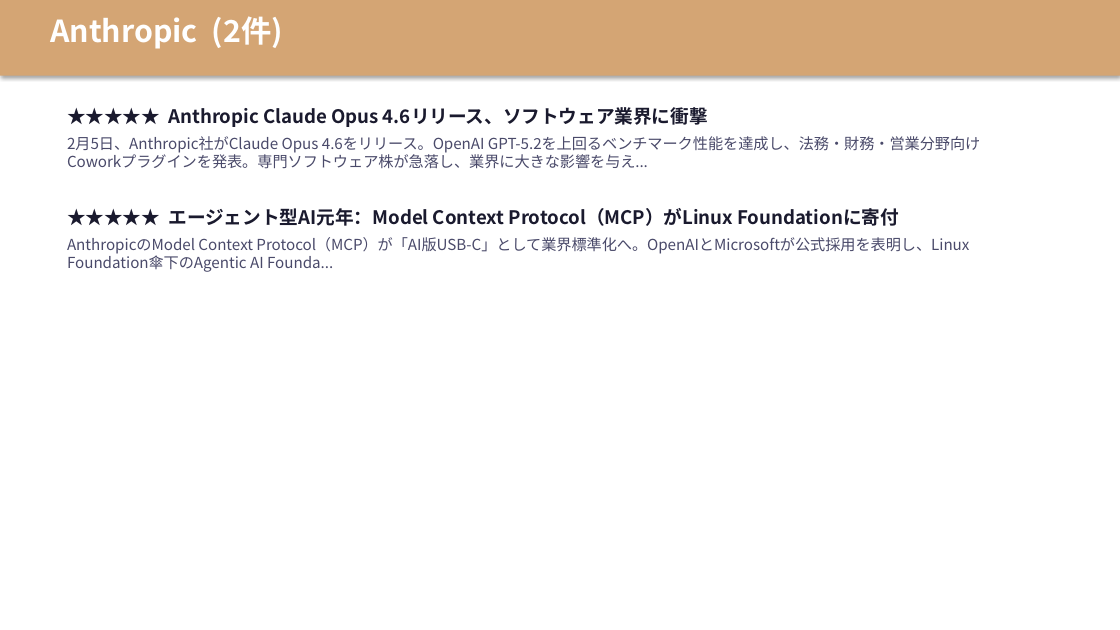
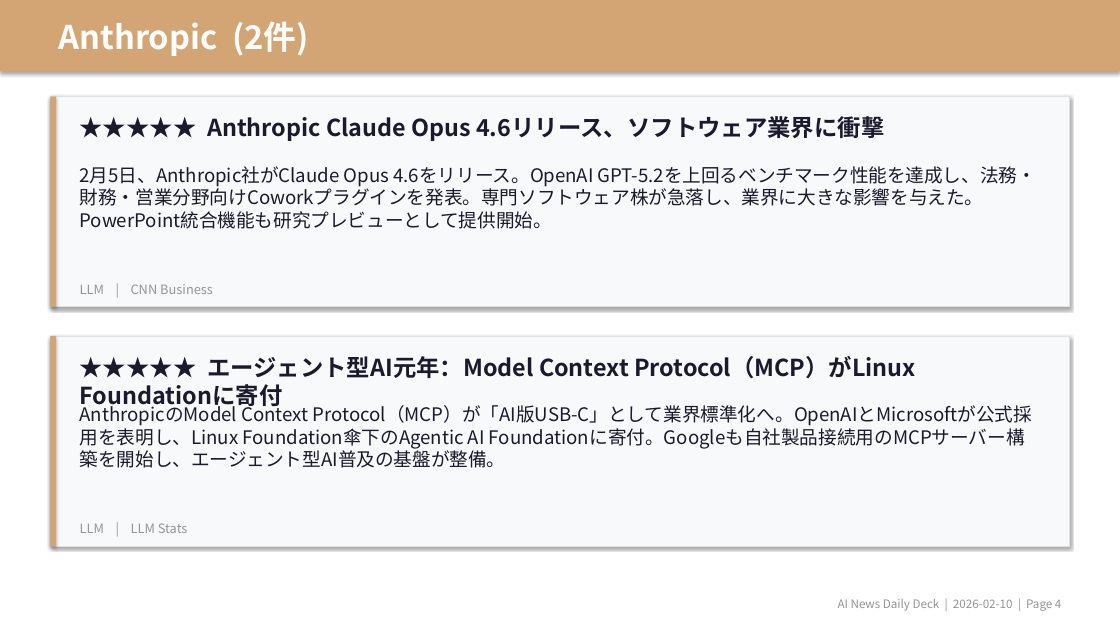
Before and after one commit to chel2311/ai-news-deck-reports, a slide deck: slide 5 of 2026-02-10/report.pptx (slide 4 before the commit). Drawn at 1120x630 pixels with LibreOffice and Linux fonts; fonts in the diff are those of the drawing. Boxes give left, top, right and bottom in pixels: in the first picture for what was removed or moved away, otherwise in the second. Text is boxed around its words. In the diff, an @@ line names an element or a change of style, - is before the commit and + after.

```diff
--- a/2026-02-10/report.pptx
+++ b/2026-02-10/report.pptx
@@ rectangle: place and size @@
-rectangle at bbox=[0, 0, 1120, 76]
+rectangle at bbox=[0, 0, 1120, 71]
@@ text "Anthropic (2件)": place and size @@
-text "Anthropic (2件)" at bbox=[50, 16, 284, 49]
+text "Anthropic (2件)" at bbox=[59, 21, 308, 56]
@@ text "Anthropic (2件)" at bbox=[59, 21, 308, 56]: size 26 to 28 pt @@
@@ rectangle added at bbox=[50, 97, 1070, 307], fill #F8F9FA, outline #E0E0E0 0.5 pt @@
@@ rectangle added at bbox=[50, 97, 56, 307], fill #D4A574 @@
@@ text added at bbox=[207, 116, 884, 141], 20 pt, text #1A1A2E, bold @@
+★★★★★ Anthropic Claude Opus 4.6リリース、ソフトウェア業界に衝撃
@@ text at bbox=[80, 166, 1036, 229]: text changed; size 13 to 16 pt; text colour #4A4A6A to #1A1A2E @@
-★★★★★ Anthropic Claude Opus 4.6リリース、ソフトウェア業界に衝撃
-2月5日、Anthropic社がClaude Opus 4.6をリリース。OpenAI GPT-5.2を上回るベンチマーク性能を達成し、法務・財務・営業分野向けCoworkプラグインを発表。専門ソフトウェア株が急落し、業界に大きな影響を与え...
+2月5日、Anthropic社がClaude Opus 4.6をリリース。OpenAI GPT-5.2を上回るベンチマーク性能を達成し、法務・財務・営業分野向けCoworkプラグインを発表。専門ソフトウェア株が急落し、業界に大きな影響を与えた。PowerPoint統合機能も研究プレビューとして提供開始。
@@ text added at bbox=[80, 284, 213, 294], 11 pt, text #959595 @@
+LLM | CNN Business
@@ rectangle added at bbox=[50, 336, 1070, 546], fill #F8F9FA, outline #E0E0E0 0.5 pt @@
@@ rectangle added at bbox=[50, 336, 56, 546], fill #D4A574 @@
@@ text added at bbox=[80, 356, 916, 410], 20 pt, text #1A1A2E, bold @@
+★★★★★ エージェント型AI元年：Model Context Protocol（MCP）がLinux Foundationに寄付
@@ text at bbox=[80, 402, 1032, 468]: text changed; size 13 to 16 pt; text colour #4A4A6A to #1A1A2E @@
-★★★★★ エージェント型AI元年：Model Context Protocol（MCP）がLinux Foundationに寄付
-AnthropicのModel Context Protocol（MCP）が「AI版USB-C」として業界標準化へ。OpenAIとMicrosoftが公式採用を表明し、Linux Foundation傘下のAgentic AI Founda...
+AnthropicのModel Context Protocol（MCP）が「AI版USB-C」として業界標準化へ。OpenAIとMicrosoftが公式採用を表明し、Linux Foundation傘下のAgentic AI Foundationに寄付。Googleも自社製品接続用のMCPサーバー構築を開始し、エージェント型AI普及の基盤が整備。
@@ text added at bbox=[80, 523, 188, 533], 11 pt, text #959595 @@
+LLM | LLM Stats
@@ text added at bbox=[838, 599, 1061, 611], 10 pt, text #959595 @@
+AI News Daily Deck | 2026-02-10 | Page 4
```
Also in this commit, not shown: 7 other slides changed, 7 slides added, 1 slide removed, 7 other files.
